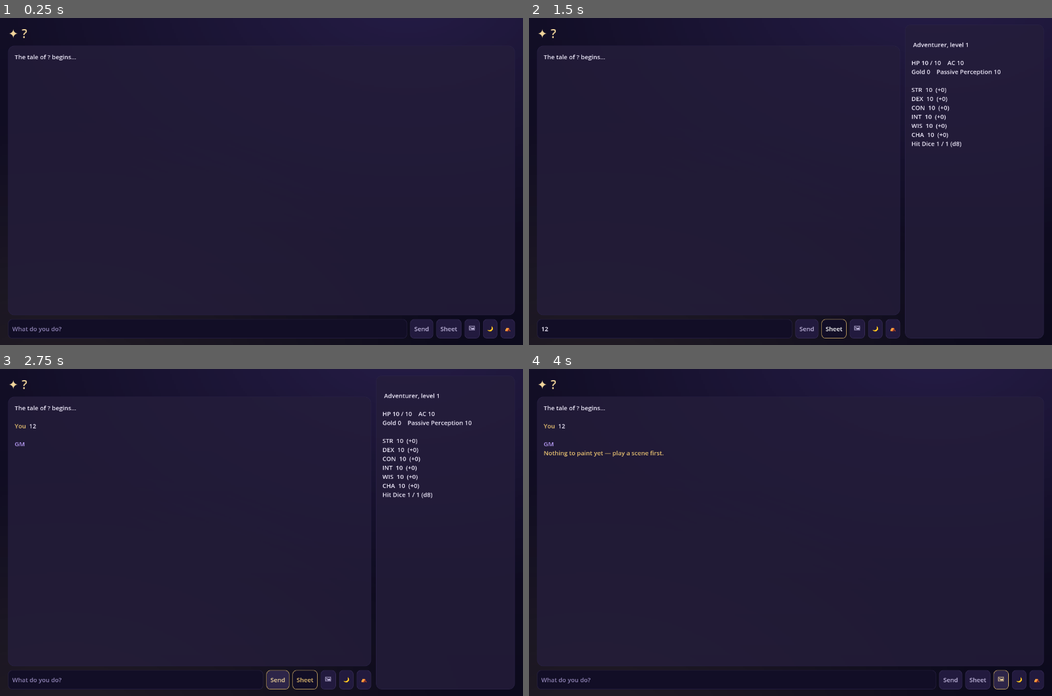
Above: before the commit, frames 1-4 (two rows, left to right).
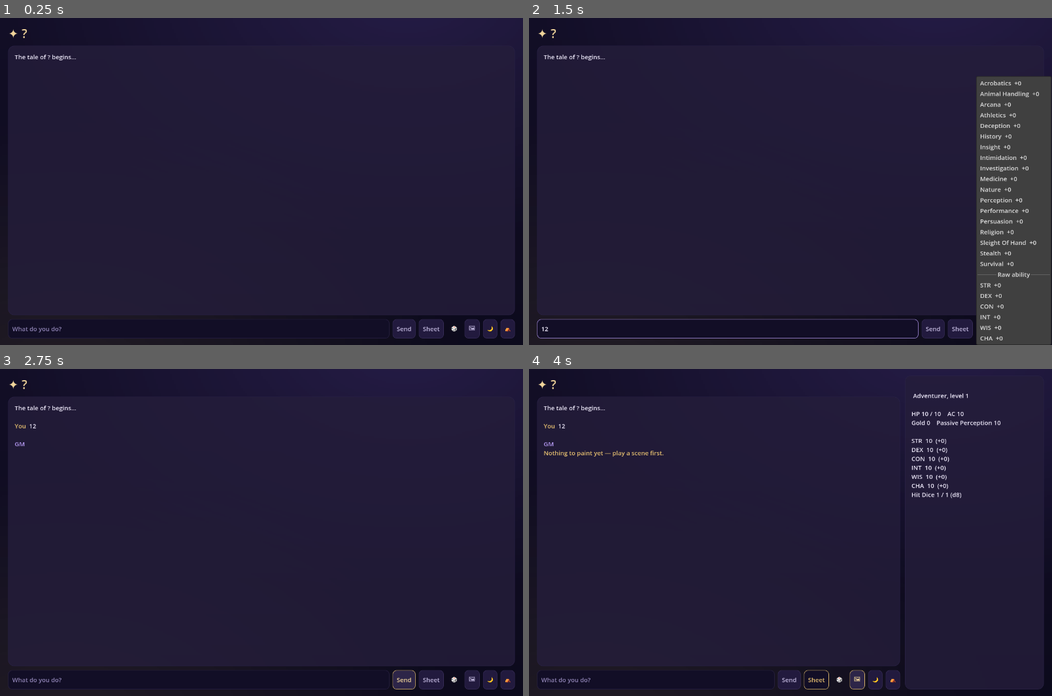
Above: after the commit, the same moments.

Repository: nc262/mythforge
Game: Godot game, scene res://scenes/game.tscn
The game is run twice, just before and just after one commit, with the same random seed, the same clock (stepped at 60 frames per second) and the same inputs. This scene is started directly instead of the project's main scene.
Inputs (mouse positions are in pixels of both pictures, inside the frame that each line leads up to):
- Up to frame 1 (0.25 s): no input
- Up to frame 2 (1.5 s): click (738, 328) at 0.52 s; type "12" at 0.6 s; click (984, 328) at 1.25 s, where only the run after the commit has a clickable "🎲"
- Up to frame 3 (2.75 s): click "Send" at 2 s
- Up to frame 4 (4 s): click "Sheet" at 2.75 s; click "🖼" at 3.5 s

The runs differ from the first frame. In frame 1, 0.4% of the frame differs, in the area x 74-89%, y 92-98%; in frame 2, 13%, in the area x 1-100%, y 7-100%; in frame 3, 1.4%; in frame 4, 1.2%.

Commit message:
feat(godot): full-mechanics playthrough harness, death saves, roll-anything menu
tests/playthrough.tscn runs the whole game live against the backend — 24
checks across streaming/tags/checks/combat/economy/casting/rests/memory/
images: PASS, 0 failures (scene painting generated for real). Ported death
saves (nat-20 revival, nat-1 double failure, stabilize at 3, fall at 3 —
the roll bar becomes '☠ Roll a death save' while the hero is down) and the
🎲 roll-anything menu: every skill with the hero's live modifier + raw
abilities, totals adjudicated by the GM. Screenshot harness can seed a full
demo state for visual review.

Co-Authored-By: Claude Fable 5 <noreply@anthropic.com>

Diff:
--- a/godot/autoload/combat.gd
+++ b/godot/autoload/combat.gd
@@ -259,6 +259,63 @@
 		int(foe["hp"]), int(foe["hpMax"]), " — it falls!" if int(foe["hp"]) <= 0 else ""]}
 
 
+## Death saves at 0 HP (port of _rollDeathSave): 10+ succeeds, nat 20 revives
+## at 1 HP, nat 1 counts double; 3 successes stabilize, 3 failures kill.
+## → {msg, dead, stable, revived} or {} when no save is due.
+func death_save() -> Dictionary:
+	var c := data()
+	var pc := {}
+	for x in c["combatants"]:
+		if str(x.get("id", "")) == "pc":
+			pc = x
+			break
+	if pc.is_empty():
+		return {}
+	if not (pc.get("ds") is Dictionary):
+		pc["ds"] = {"s": 0, "f": 0}
+	var ds: Dictionary = pc["ds"]
+	if bool(ds.get("stable", false)) or bool(ds.get("dead", false)):
+		return {}
+	var roll := randi_range(1, 20)
+	var msg: String
+	if roll == 20:
+		pc["hp"] = 1
+		pc["ds"] = {"s": 0, "f": 0}
+		GameState.apply_hp(1)
+		msg = "🎲 *death save → natural 20! You gasp back to life at 1 HP.*"
+	elif roll == 1:
+		ds["f"] = int(ds["f"]) + 2
+		msg = "🎲 *death save → natural 1 — two failures (%d/3).*" % mini(3, int(ds["f"]))
+	elif roll >= 10:
+		ds["s"] = int(ds["s"]) + 1
+		msg = "🎲 *death save → %d, a success (%d/3).*" % [roll, mini(3, int(ds["s"]))]
+	else:
+		ds["f"] = int(ds["f"]) + 1
+		msg = "🎲 *death save → %d, a failure (%d/3).*" % [roll, mini(3, int(ds["f"]))]
+	if int(ds.get("s", 0)) >= 3:
+		ds["stable"] = true
+		msg += " **You stabilize**, clinging to life."
+	if int(ds.get("f", 0)) >= 3:
+		ds["dead"] = true
+		msg += " **You have fallen.**"
+	save(c)
+	return {"msg": msg, "dead": bool(ds.get("dead", false)),
+		"stable": bool(ds.get("stable", false)), "revived": roll == 20}
+
+
+## The hero needs a death save this beat?
+func pc_down() -> Dictionary:
+	var c := data()
+	if not bool(c.get("active", false)):
+		return {}
+	for x in c["combatants"]:
+		if str(x.get("id", "")) == "pc" and int(x.get("hp", 1)) <= 0:
+			var ds: Dictionary = x.get("ds", {})
+			if not bool(ds.get("stable", false)) and not bool(ds.get("dead", false)):
+				return x
+	return {}
+
+
 func next_turn() -> void:
 	var c := data()
 	var n := order(c).size()
--- a/godot/scenes/game.tscn
+++ b/godot/scenes/game.tscn
@@ -73,6 +73,11 @@
 toggle_mode = true
 text = "Sheet"
 
+[node name="Dice" type="MenuButton" parent="Margin/Split/ChatBox/Input"]
+layout_mode = 2
+tooltip_text = "Roll any check — the total goes to the GM"
+text = "🎲"
+
 [node name="Scene" type="Button" parent="Margin/Split/ChatBox/Input"]
 layout_mode = 2
 tooltip_text = "Conjure a painting of the current scene"
--- a/godot/scripts/game.gd
+++ b/godot/scripts/game.gd
@@ -28,6 +28,7 @@
 	$Margin/Split/ChatBox/Input/ShortRest.pressed.connect(func(): _rest("short"))
 	$Margin/Split/ChatBox/Input/LongRest.pressed.connect(func(): _rest("long"))
 	$Margin/Split/ChatBox/Input/Scene.pressed.connect(_conjure_scene)
+	_build_dice_menu()
 	Chronicle.reset()
 	_sheet_panel.meta_clicked.connect(_on_sheet_action)
 	_combat_panel.meta_clicked.connect(_on_combat_action)
@@ -265,6 +266,22 @@
 		return
 	var check := _pending_check
 	_set_check({})
+	if check.get("type", "") == "death":
+		var dr: Dictionary = Combat.death_save()
+		if dr.is_empty():
+			return
+		_render_sheet()
+		_log_text("\n%s  %s\n" % [_you(), _md(str(dr["msg"]))])
+		if bool(dr["dead"]):
+			_system_line("☠ THE TALE ENDS HERE — three failures. A long rest starts a new dawn… if the GM allows it.")
+			_log_text("\n%s  " % _gm())
+			_last_player_msg = str(dr["msg"])
+			_stream(Composer.envelope("[Three death saves failed — I am dying, my tale at its end. Narrate my final moment with the weight it deserves.]"))
+		else:
+			_log_text("\n%s  " % _gm())
+			_last_player_msg = str(dr["msg"])
+			_stream(Composer.envelope(str(dr["msg"])))
+		return
 	var res: Dictionary = Rules.resolve_check(check, GameState.sheet(), GameState.inv())
 	# Damage/healing the GM called for lands on the sheet the moment it's rolled.
 	if check.get("type", "") == "damage":
@@ -273,6 +290,51 @@
 	_log_text("\n%s  %s\n\n%s  " % [_you(), _md(str(res["text"])), _gm()])
 	_last_player_msg = str(res["text"])
 	_stream(Composer.envelope(str(res["text"])))
+
+
+## 🎲 Roll-anything menu: every skill (with your real modifier) + raw abilities.
+func _build_dice_menu() -> void:
+	var pop: PopupMenu = $Margin/Split/ChatBox/Input/Dice.get_popup()
+	pop.clear()
+	var s := GameState.sheet()
+	var skills := Rules.SKILL2AB.keys()
+	skills.sort()
+	var idx := 0
+	for k in skills:
+		var prof: bool = k in s.get("profSkills", [])
+		var mod := Rules.ability_mod(int(s["abilities"].get(Rules.SKILL2AB[k], 10))) + (Rules.prof_bonus(s) if prof else 0)
+		pop.add_item("%s  %+d%s" % [str(k).capitalize(), mod, "  ●" if prof else ""], idx)
+		pop.set_item_metadata(idx, {"skill": k})
+		idx += 1
+	pop.add_separator("Raw ability")
+	idx += 1
+	for a in Rules.ABILITIES:
+		pop.add_item("%s  %+d" % [a, Rules.ability_mod(int(s["abilities"].get(a, 10)))], idx)
+		pop.set_item_metadata(idx, {"abil": a})
+		idx += 1
+	if not pop.id_pressed.is_connected(_free_check):
+		pop.id_pressed.connect(_free_check)
+
+
+func _free_check(id: int) -> void:
+	if _streaming:
+		return
+	var pop: PopupMenu = $Margin/Split/ChatBox/Input/Dice.get_popup()
+	var meta = pop.get_item_metadata(pop.get_item_index(id))
+	if meta == null:
+		return
+	var check := {}
+	var label := ""
+	if meta.has("skill"):
+		check = {"ability": Rules.SKILL2AB[meta["skill"]], "skill": str(meta["skill"]).capitalize()}
+		label = "%s check" % str(meta["skill"]).capitalize()
+	else:
+		check = {"ability": meta["abil"], "skill": ""}
+		label = "%s check" % meta["abil"]
+	var res: Dictionary = Rules.resolve_check(check, GameState.sheet(), GameState.inv())
+	_log_text("\n%s  %s\n\n%s  " % [_you(), _md(str(res["text"])), _gm()])
+	_last_player_msg = str(res["text"])
+	_stream(Composer.envelope("[I make a %s: I rolled %d. Narrate the outcome — set a DC if there was uncertainty.]" % [label, int(res["total"])]))
 
 
 ## Sheet-panel links: cast:<name>, equip:<id>, sell:<id>. Casting and selling
@@ -358,6 +420,11 @@
 	_combat_panel.visible = bool(c.get("active", false))
 	if not _combat_panel.visible:
 		return
+	# Downed hero: the only roll that matters now is the death save.
+	if not Combat.pc_down().is_empty():
+		_pending_check = {"type": "death"}
+		_roll_bar.text = "☠ Roll a death save"
+		_roll_bar.visible = true
 	var gold := Ui.c("gold_soft").to_html(false)
 	var danger := Ui.c("danger").to_html(false)
 	var cur: Dictionary = Combat.current(c)
--- /dev/null
+++ b/godot/tests/playthrough.gd
@@ -0,0 +1,168 @@
+extends Node
+## FULL MECHANICS PLAYTHROUGH against the live backend — every system the
+## game has, in one run: streaming + tags, check resolution, combat to
+## victory with XP, tags→state (gold/loot/spell/time/xp), rests, equipment,
+## casting, campaign-memory beat+recall, and (tolerated-failure) image gen.
+## Mutations use a sandbox cid so real adventure saves are untouched.
+## Prints PLAYTHROUGH PASS/FAIL + a per-system scorecard.
+
+var _score: Array[String] = []
+var _fail := 0
+var _deltas := 0
+var _acc := ""
+var _done := false
+
+
+func _ok(name: String, cond: bool, detail := "") -> void:
+	_score.append("%s %s%s" % ["✓" if cond else "✗", name, ("  — " + detail) if detail != "" else ""])
+	if not cond:
+		_fail += 1
+
+
+func _stream_and_wait(msg: String) -> String:
+	_deltas = 0
+	_acc = ""
+	_done = false
+	Api.stream_chat(Composer.envelope(msg), GameState.session_id)
+	var waited := 0.0
+	while not _done and waited < 180.0:
+		await get_tree().create_timer(0.25).timeout
+		waited += 0.25
+	return _acc
+
+
+func _ready() -> void:
+	Api.sse_delta.connect(func(t): _deltas += 1; _acc += t)
+	Api.sse_done.connect(func(_ok2): _done = true)
+
+	# ── 0. Auth + adventure + throwaway session ────────────────────────────
+	if not await Api.auth_ok():
+		printerr("PLAYTHROUGH FAIL: not authenticated")
+		get_tree().quit(1)
+		return
+	var advs: Array = (await Api.list_characters()).filter(func(c): return str(c.get("id", "")).begins_with("dm-"))
+	_ok("roster: adventures found", not advs.is_empty(), "%d adventures" % advs.size())
+	GameState.character = advs[0]
+	var ep := await Api.call_json(HTTPClient.METHOD_GET, "/api/default-chat")
+	var created := await Api.call_form("/api/session", {"name": "godot-playthrough", "endpoint_url": ep.get("endpoint_url", ""),
+		"model": ep.get("model", ""), "endpoint_id": ep.get("endpoint_id", ""), "skip_validation": "true"})
+	GameState.session_id = str(created.get("session_id", created.get("id", "")))
+	_ok("session created", GameState.session_id != "")
+	await Api.activate(GameState.cid(), str(GameState.character.get("name", "")))
+
+	# Sandbox state: play as a real hero but save under a test cid.
+	GameState.character = {"id": "godot-playthrough", "name": str(GameState.character.get("name", "Hero")), "world_id": str(GameState.character.get("world_id", ""))}
+	GameState.state = {"sheet": {"name": "Wren Playtest", "cls": "Wizard", "level": 3, "xp": 300, "hp": 17, "hpMax": 17,
+		"gold": 20, "abilities": {"STR": 8, "DEX": 14, "CON": 12, "INT": 16, "WIS": 10, "CHA": 10},
+		"profSkills": ["stealth", "arcana"], "profSaves": ["INT", "WIS"], "hitDie": 6, "hitDiceUsed": 0,
+		"conditions": [], "spells": [{"name": "Firebolt", "level": 0}], "slots": {"1": {"max": 4, "used": 3}, "2": {"max": 2, "used": 0}},
+		"features": [], "inventory": [], "notes": ""}}
+	Chronicle.reset()
+
+	# ── 1. GM stream + check tag ────────────────────────────────────────────
+	var reply := await _stream_and_wait("I creep toward the ruined chapel, watching for anything that moves.")
+	_ok("turn streams", _deltas > 0 and reply.length() > 40, "%d deltas" % _deltas)
+	var parsed: Dictionary = Tags.parse(reply)
+	var check: Dictionary = Tags.check_from_tags(parsed["tags"])
+	if check.is_empty():
+		check = Tags.detect_check(str(parsed["clean"]))
+	_ok("GM calls for a roll (tag or fallback)", not check.is_empty(), str(check))
+
+	# ── 2. Resolve the check + report back ──────────────────────────────────
+	if check.is_empty():
+		check = {"ability": "DEX", "skill": "Stealth", "dc": 12}
+	var res: Dictionary = Rules.resolve_check(check, GameState.sheet(), GameState.inv())
+	_ok("check resolves", int(res["total"]) >= 1, str(res["text"]))
+	var reply2 := await _stream_and_wait(str(res["text"]))
+	_ok("GM narrates the roll result", _deltas > 0 and reply2.length() > 30)
+
+	# ── 3. Combat: full fight to victory ────────────────────────────────────
+	Combat.enter("Skeleton")
+	Combat.add_foe("Goblin")
+	var c := Combat.data()
+	_ok("combat starts (2 foes + hero)", bool(c["active"]) and c["combatants"].size() == 3)
+	var xp_before := int(GameState.sheet()["xp"])
+	var won := false
+	for i in 400:
+		var foes: Array = Combat.data()["combatants"].filter(func(x): return x.get("side") == "enemy" and int(x.get("hp", 0)) > 0)
+		if foes.is_empty():
+			break
+		var r: Dictionary = Combat.player_attack(str(foes[0]["id"]))
+		if bool(r["won"]):
+			won = true
+			break
+		if not bool(r["spent"]):
+			for j in Combat.order(Combat.data()).size():
+				Combat.next_turn()
+	_ok("fight won by engine math", won)
+	var fin: Dictionary = Combat.finish()
+	_ok("victory XP awarded", int(fin["xp"]) >= 50 and int(GameState.sheet()["xp"]) > xp_before, "%d XP" % int(fin["xp"]))
+	_ok("combat cleared", not Combat.active())
+	# Enemy turn math: force a hit cycle
+	Combat.enter("Ogre")
+	var ogre: Dictionary = Combat.data()["combatants"].filter(func(x): return x.get("side") == "enemy")[0]
+	var hp_before := int(GameState.sheet()["hp"])
+	var hits := 0
+	for i in 12:
+		var er: Dictionary = Combat.enemy_turn(ogre)
+		if str(er["msg"]).contains("hits you"):
+			hits += 1
+	_ok("enemy attacks damage the sheet", hits == 0 or int(GameState.sheet()["hp"]) < hp_before, "%d hits landed" % hits)
+	Combat.finish()
+
+	# ── 4. World tags → state ────────────────────────────────────────────────
+	var g0 := int(GameState.sheet()["gold"])
+	GameState.add_gold(15)
+	_ok("gold tag math", int(GameState.sheet()["gold"]) == g0 + 15)
+	GameState.add_item("Iron Dagger", "rare")
+	var has_dagger: bool = GameState.inv()["items"].any(func(it): return str(it["name"]) == "Iron Dagger")
+	_ok("loot lands in pack (typed)", has_dagger and GameState.inv()["items"][0].has("dmg"))
+	_ok("spell-learned validates vs grimoire", GameState.learn_spell("Misty Step") and not GameState.learn_spell("Fake Spell"))
+	var day0 := int(GameState.clock()["day"])
+	GameState.advance_time(7)
+	_ok("clock rolls a new day + weather", int(GameState.clock()["day"]) == day0 + 1 and GameState.clock().has("wx"))
+
+	# ── 5. Equipment / casting / economy ────────────────────────────────────
+	var dagger_id := str(GameState.inv()["items"][0]["id"])
+	var eq_note := GameState.toggle_equip(dagger_id)
+	_ok("equip readies the weapon", eq_note.contains("ready") and str(GameState.inv()["equipped"]["weapon"]) == dagger_id)
+	var atk_armed := Rules.attack_mod(GameState.sheet(), GameState.inv())
+	GameState.toggle_equip(dagger_id)
+	_ok("weapon bonus feeds attack", atk_armed == Rules.attack_mod(GameState.sheet(), GameState.inv()) + 1)
+	GameState.toggle_equip(dagger_id)
+	var cast1 := GameState.cast_spell("Firebolt")
+	var cast2 := GameState.cast_spell("Misty Step")
+	var cast3 := GameState.cast_spell("Misty Step")  # slots: L1 had 1 left, L2 has 2 — spends climb
+	_ok("cantrip casts free, leveled spends slots", cast1.contains("Firebolt") and cast2.contains("slot spent") and cast3 != "")
+	var sell_note := GameState.sell_item(dagger_id)
+	_ok("selling pays half value", sell_note.contains("32 gold"))
+
+	# ── 6. Rests ─────────────────────────────────────────────────────────────
+	GameState.apply_hp(-10)
+	var sr: Dictionary = GameState.short_rest()
+	_ok("short rest spends a Hit Die", int(GameState.sheet()["hitDiceUsed"]) == 1 and str(sr["note"]).contains("short rest"))
+	var lr: Dictionary = GameState.long_rest()
+	var s_after := GameState.sheet()
+	var slots_back: bool = int(s_after["slots"]["1"]["used"]) == 0
+	_ok("long rest restores slots (HP full unless ambushed)", slots_back, str(lr["note"]).left(60))
+
+	# ── 7. Campaign memory: beat + recall roundtrip ─────────────────────────
+	var beat_r := await Api.call_json(HTTPClient.METHOD_POST, "/api/characters/studio/memory/beat",
+		{"cid": GameState.cid(), "text": "Player: We spared the goblin king Yarg at the broken bridge.\nGM: Yarg swore a life-debt.", "day": 1})
+	_ok("memory beat stored", bool(beat_r.get("ok", false)))
+	var rec := await Api.call_json(HTTPClient.METHOD_POST, "/api/characters/studio/memory/recall",
+		{"cid": GameState.cid(), "query": "who did we spare at the bridge?", "k": 3})
+	var beats: Array = rec.get("beats", [])
+	_ok("recall finds the memory", beats.any(func(b): return str(b.get("text", "")).contains("Yarg")))
+
+	# ── 8. Image generation (tolerated failure if the art stack is off) ─────
+	var img := await Api.call_json(HTTPClient.METHOD_POST, "/api/characters/studio/generate",
+		{"prompt": "a ruined chapel at dusk, high fantasy illustration, no text", "size": "1024x1024"})
+	_score.append("%s scene painting  — %s" % ["✓" if str(img.get("image_url", "")) != "" else "○",
+		str(img.get("image_url", "art stack offline (status %s) — not a game bug" % str(img.get("_status", 0)))).left(80)])
+
+	print("\n══ PLAYTHROUGH SCORECARD ══")
+	for line in _score:
+		print(line)
+	print("PLAYTHROUGH %s (%d failures)" % ["PASS" if _fail == 0 else "FAIL", _fail])
+	get_tree().quit(0 if _fail == 0 else 1)
--- /dev/null
+++ b/godot/tests/playthrough.tscn
@@ -0,0 +1,6 @@
+[gd_scene load_steps=2 format=3 uid="uid://mythforge_playthrough"]
+
+[ext_resource type="Script" path="res://tests/playthrough.gd" id="1"]
+
+[node name="Playthrough" type="Node"]
+script = ExtResource("1")
--- a/godot/tests/screenshot.gd
+++ b/godot/tests/screenshot.gd
@@ -6,10 +6,40 @@
 func _ready() -> void:
 	var scene_path := OS.get_environment("MF_SHOT_SCENE")
 	var out := OS.get_environment("MF_SHOT_OUT")
+	if OS.get_environment("MF_SHOT_DEMO") == "1":
+		_seed_demo()
 	var scene = load(scene_path).instantiate()
 	add_child(scene)
+	if OS.get_environment("MF_SHOT_DEMO") == "1" and scene_path.contains("game"):
+		await get_tree().create_timer(1.5).timeout  # let the scene's hydrate() settle
+		_seed_demo()  # then plant the demo state on top
+		var btn: Button = scene.get_node("Margin/Split/ChatBox/Input/SheetBtn")
+		btn.button_pressed = true
+		Combat.enter("Goblin Boss")
+		Combat.add_foe("Goblin")
+		scene.call("_render_combat")
+		scene.call("_render_sheet")
+		scene.call("_log_text", "\n[color=%s][b]GM[/b][/color]  The chapel door splinters — goblins pour through the gap, their boss bellowing behind them. Steel glints in the candlelight.\n" % Ui.c("amethyst").to_html(false))
 	await get_tree().create_timer(2.5).timeout
 	var img := get_viewport().get_texture().get_image()
 	img.save_png(out)
 	print("SHOT SAVED ", out)
 	get_tree().quit()
+
+
+func _seed_demo() -> void:
+	Ui.apply("embervale")
+	GameState.character = {"id": "godot-demo", "name": "The Hollow Bell", "world_id": "embervale"}
+	GameState.state = {"sheet": {"name": "Wren Ashvale", "race": "Half-Elf", "cls": "Wizard", "level": 4, "xp": 640,
+		"hp": 21, "hpMax": 26, "gold": 87,
+		"abilities": {"STR": 8, "DEX": 14, "CON": 12, "INT": 17, "WIS": 12, "CHA": 10},
+		"profSkills": ["arcana", "investigation", "stealth"], "profSaves": ["INT", "WIS"],
+		"hitDie": 6, "hitDiceUsed": 1, "conditions": [], "features": ["Arcane Recovery", "Arcane Tradition"],
+		"spells": [{"name": "Firebolt", "level": 0}, {"name": "Magic Missile", "level": 1}, {"name": "Misty Step", "level": 2}],
+		"slots": {"1": {"max": 4, "used": 1}, "2": {"max": 3, "used": 0}}},
+		"inv": {"slots": 24, "items": [
+			{"id": "w1", "name": "Silvered Dagger", "qty": 1, "rarity": "rare", "type": "weapon", "dmg": "1d4", "atk": 1},
+			{"id": "a1", "name": "Traveler's Leathers", "qty": 1, "rarity": "common", "type": "armor", "acBonus": 2},
+			{"id": "p1", "name": "Healing Potion", "qty": 3, "rarity": "uncommon", "type": "gear"}],
+			"equipped": {"weapon": "w1", "armor": "a1"}},
+		"clock": {"day": 3, "ti": 5, "wx": {"ico": "🌧", "name": "soft valley rain"}}}
